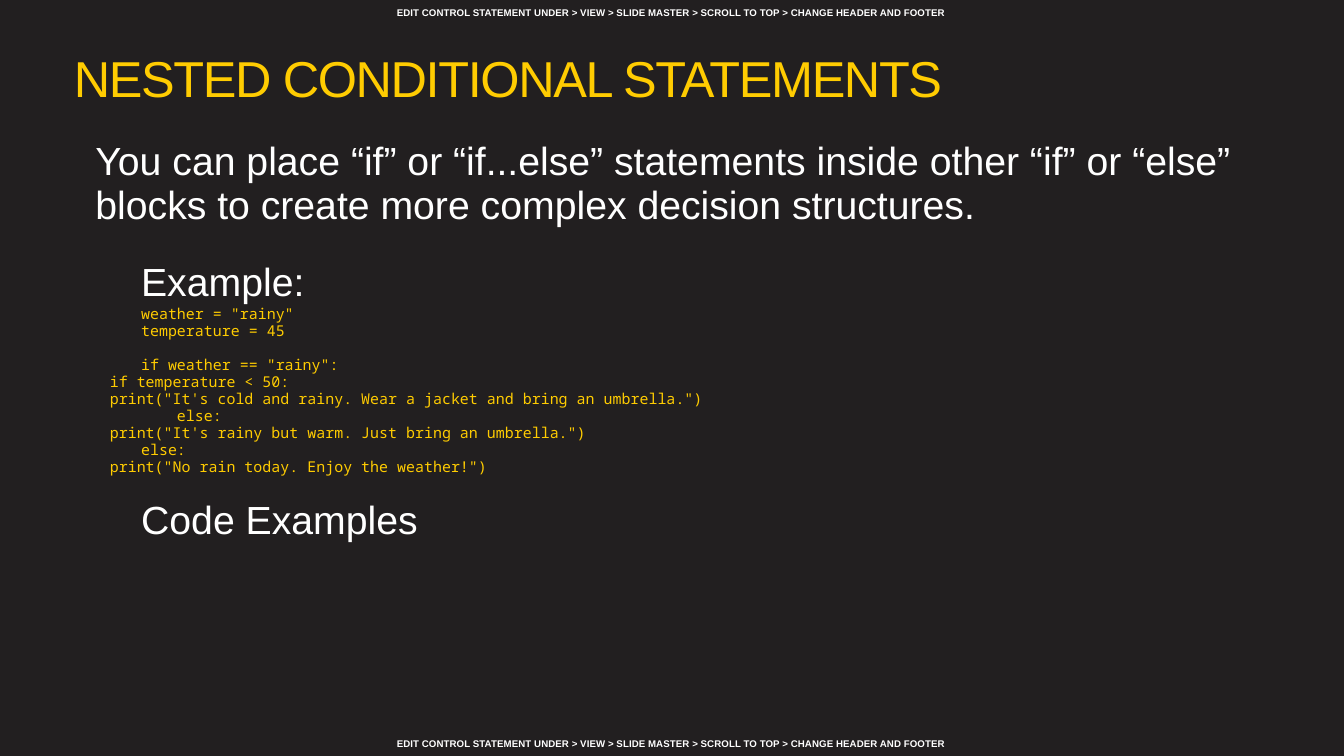
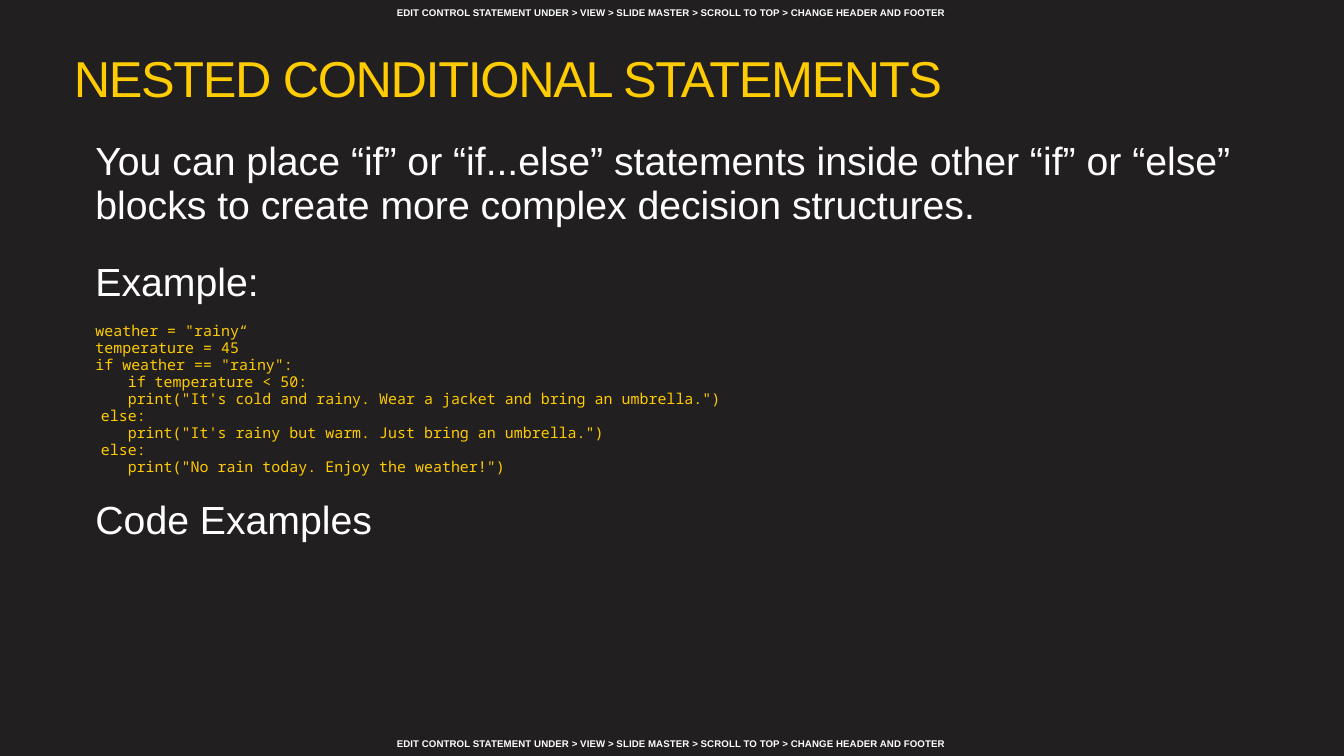
Before and after one commit to AFC-AI2C/summer-course, a slide deck: slide 7 of Python/Lesson 02 - Conditional Statements and Error Handling/Lesson 02 - Conditional Statements, Loops, and Error Handling.pptx. Drawn at 1344x756 pixels with LibreOffice and Linux fonts; fonts in the diff are those of the drawing; background and template pictures are left out. Boxes give left, top, right and bottom in pixels: in the first picture for what was removed or moved away, otherwise in the second. Text is boxed around its words. In the diff, an @@ line names an element or a change of style, - is before the commit and + after.

```diff
--- a/Python/Lesson 02 - Conditional Statements and Error Handling/Lesson 02 - Conditional Statements, Loops, and Error Handling.pptx
+++ b/Python/Lesson 02 - Conditional Statements and Error Handling/Lesson 02 - Conditional Statements, Loops, and Error Handling.pptx
@@ text at <box>95,267,372,542</box>: bullet ● to none; indent changed @@
@@ text at <box>95,324,248,340</box>: text changed @@
-weather = "rainy"
+weather = "rainy“
```
Also in this commit, not shown: 10 other slides changed.
